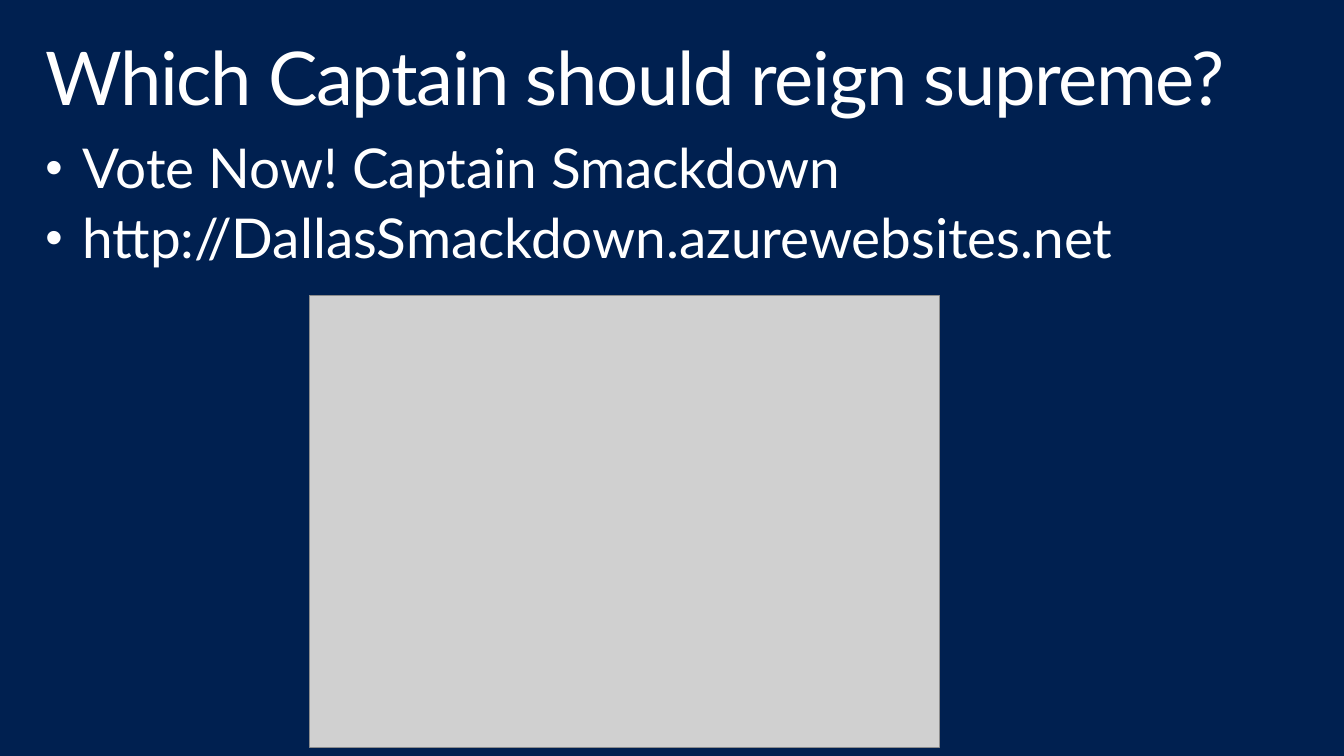
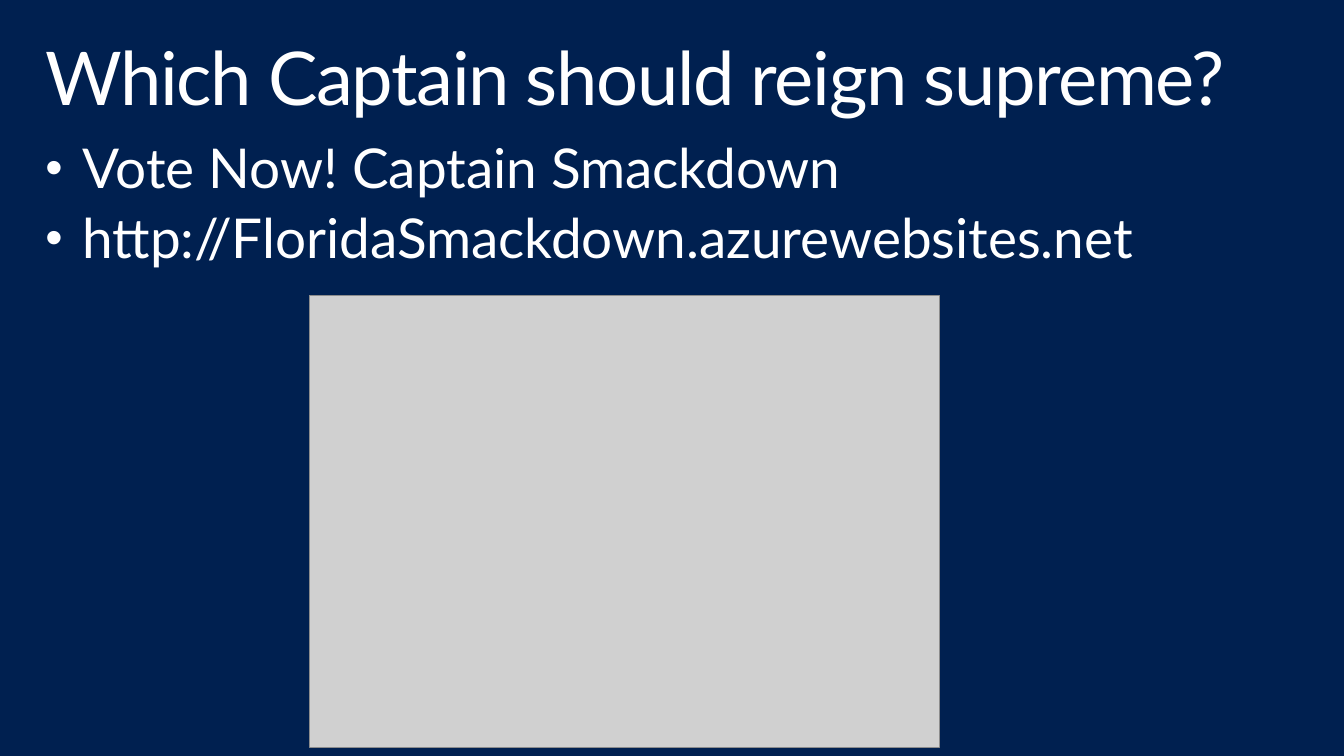
Before and after one commit to shawnweisfeld/20141210_Redis, a slide deck: slide 4 of Redis.pptx. Drawn at 1344x756 pixels with LibreOffice and Linux fonts; fonts in the diff are those of the drawing; grey boxes stand for pictures; background and template pictures are left out. Boxes give left, top, right and bottom in pixels: in the first picture for what was removed or moved away, otherwise in the second. Text is boxed around its words. In the diff, an @@ line names an element or a change of style, - is before the commit and + after.

```diff
--- a/Redis.pptx
+++ b/Redis.pptx
@@ text at [83,217,1133,268]: text changed @@
-• http://DallasSmackdown.azurewebsites.net
+• http://FloridaSmackdown.azurewebsites.net
```
Also in this commit, not shown: 3 other slides changed, 4 other files.
